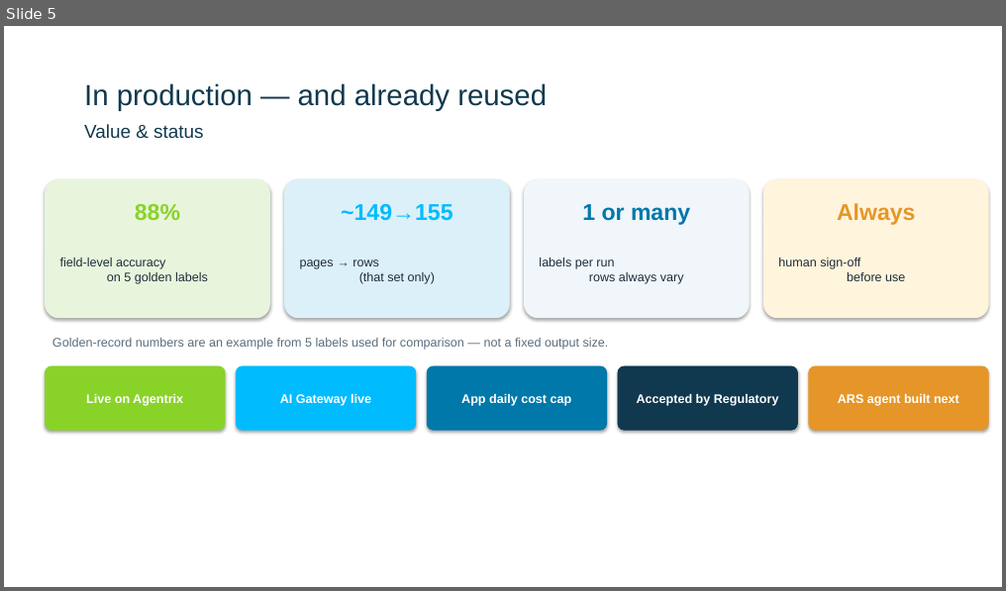
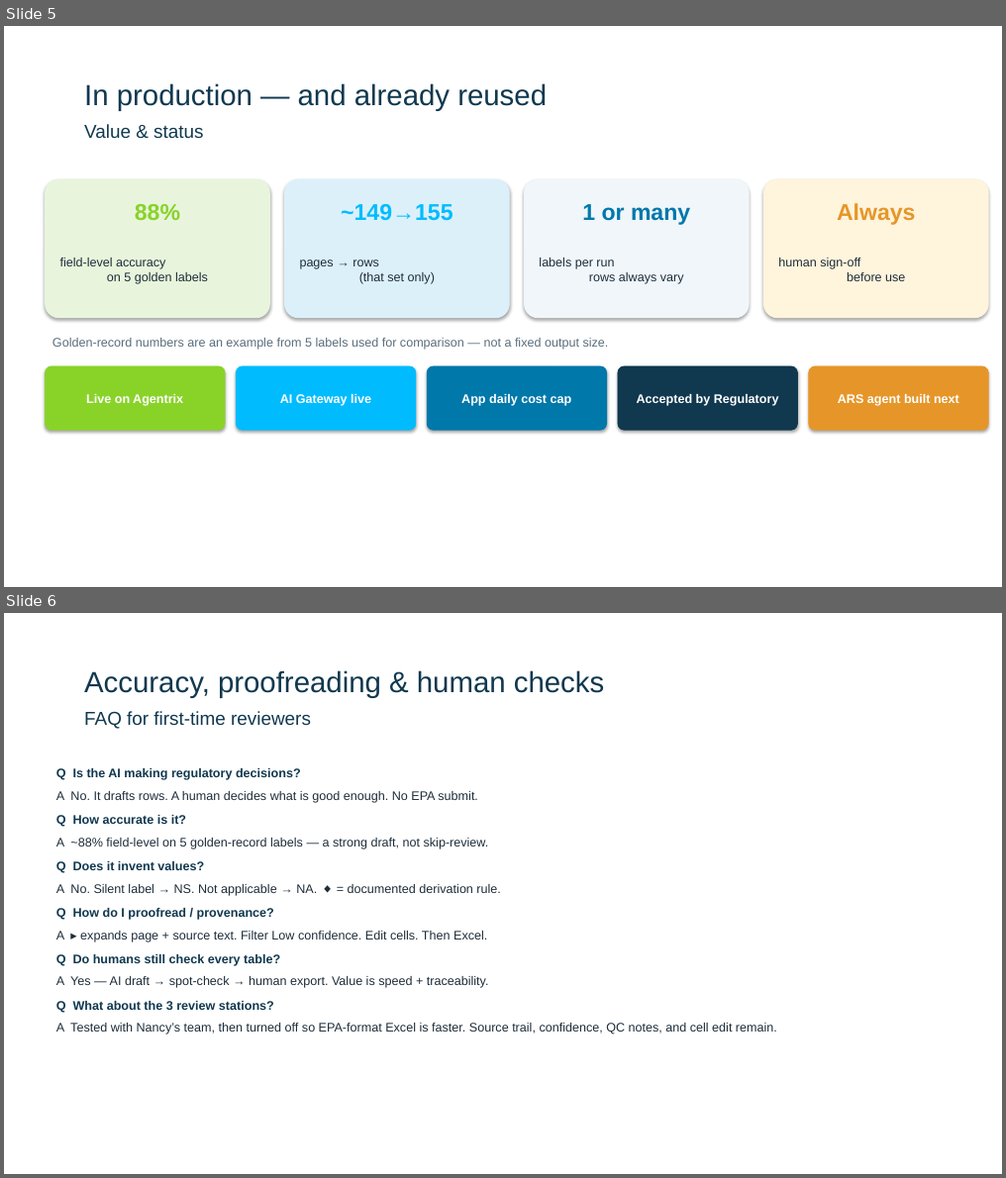
Before and after one commit to karanbayer/use-summary-table, a slide deck: docs/Use-Summary-Tables-Stakeholder-20min-Bayer.pptx. Shown one above the other, each under a label of ours: slide 5 before the commit, slides 5 and 6 after it. The pictures are 1006x591 and 1006x1178 pixels, drawn with LibreOffice and Linux fonts; fonts in the diff are those of the drawing; background and template pictures are left out. Boxes give left, top, right and bottom in pixels: in the first picture for what was removed or moved away, otherwise in the second. Text is boxed around its words. In the diff, an @@ line names an element or a change of style, - is before the commit and + after.

```diff
--- a/docs/Use-Summary-Tables-Stakeholder-20min-Bayer.pptx
+++ b/docs/Use-Summary-Tables-Stakeholder-20min-Bayer.pptx
@@ slide 6 added at (x1=4, y1=613, x2=1002, y2=1174), background #FFFFFF @@
@@ title added at (x1=84, y1=670, x2=604, y2=698), 28 pt, text #10384F @@
+Accuracy, proofreading & human checks
@@ subtitle added at (x1=84, y1=711, x2=311, y2=729), 18 pt, text #10384F @@
+FAQ for first-time reviewers
@@ text added at (x1=56, y1=768, x2=301, y2=780), 12 pt, text #10384F, bold @@
+Q Is the AI making regulatory decisions?
@@ text added at (x1=56, y1=791, x2=478, y2=803), 12 pt, text #1E2D3A @@
+A No. It drafts rows. A human decides what is good enough. No EPA submit.
@@ text added at (x1=56, y1=815, x2=186, y2=827), 12 pt, text #10384F, bold @@
+Q How accurate is it?
@@ text added at (x1=56, y1=838, x2=489, y2=850), 12 pt, text #1E2D3A @@
+A ~88% field-level on 5 golden-record labels — a strong draft, not skip-review.
@@ text added at (x1=56, y1=861, x2=204, y2=873), 12 pt, text #10384F, bold @@
+Q Does it invent values?
@@ text added at (x1=56, y1=884, x2=500, y2=896), 12 pt, text #1E2D3A @@
+A No. Silent label → NS. Not applicable → NA. ◆ = documented derivation rule.
@@ text added at (x1=56, y1=908, x2=274, y2=920), 12 pt, text #10384F, bold @@
+Q How do I proofread / provenance?
@@ text added at (x1=56, y1=931, x2=487, y2=943), 12 pt, text #1E2D3A @@
+A ▸ expands page + source text. Filter Low confidence. Edit cells. Then Excel.
@@ text added at (x1=56, y1=955, x2=280, y2=966), 12 pt, text #10384F, bold @@
+Q Do humans still check every table?
@@ text added at (x1=56, y1=976, x2=489, y2=988), 12 pt, text #1E2D3A @@
+A Yes — AI draft → spot-check → human export. Value is speed + traceability.
@@ text added at (x1=56, y1=1001, x2=274, y2=1013), 12 pt, text #10384F, bold @@
+Q What about the 3 review stations?
@@ text added at (x1=56, y1=1023, x2=777, y2=1035), 12 pt, text #1E2D3A @@
+A Tested with Nancy’s team, then turned off so EPA-format Excel is faster. Source trail, confidence, QC notes, and cell edit remain.
```
Also in this commit, not shown: 3 slides changed, 3 other slides added, 1 slide removed, 2 other files.
